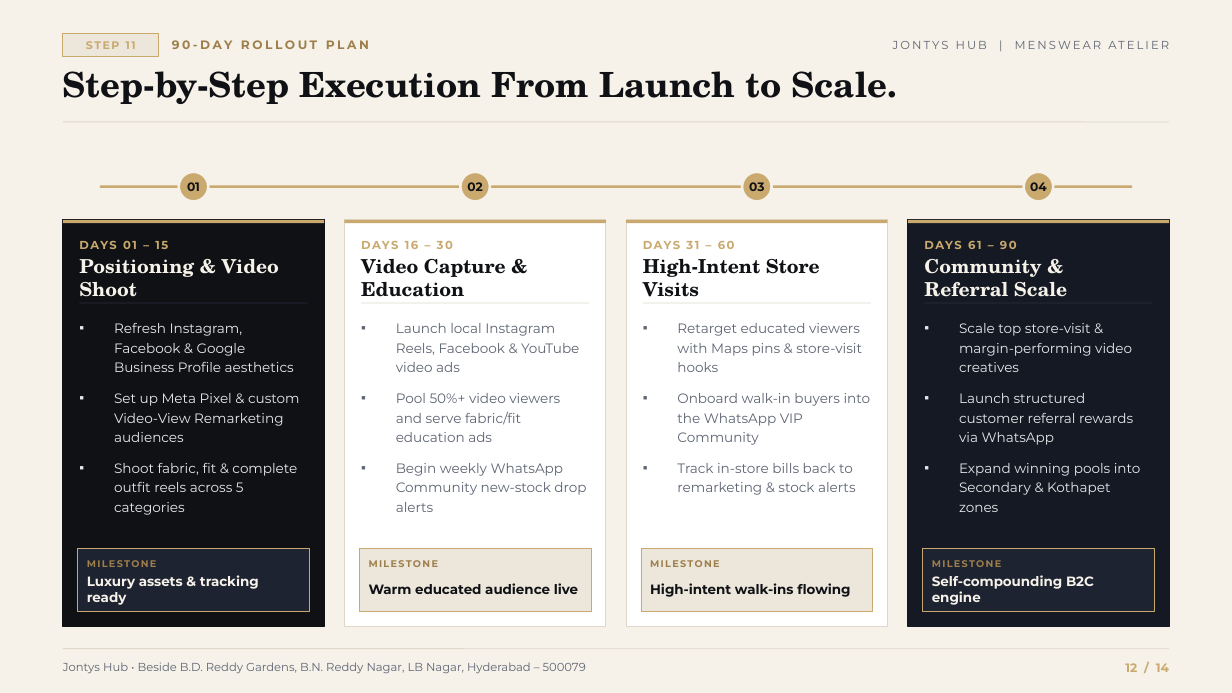
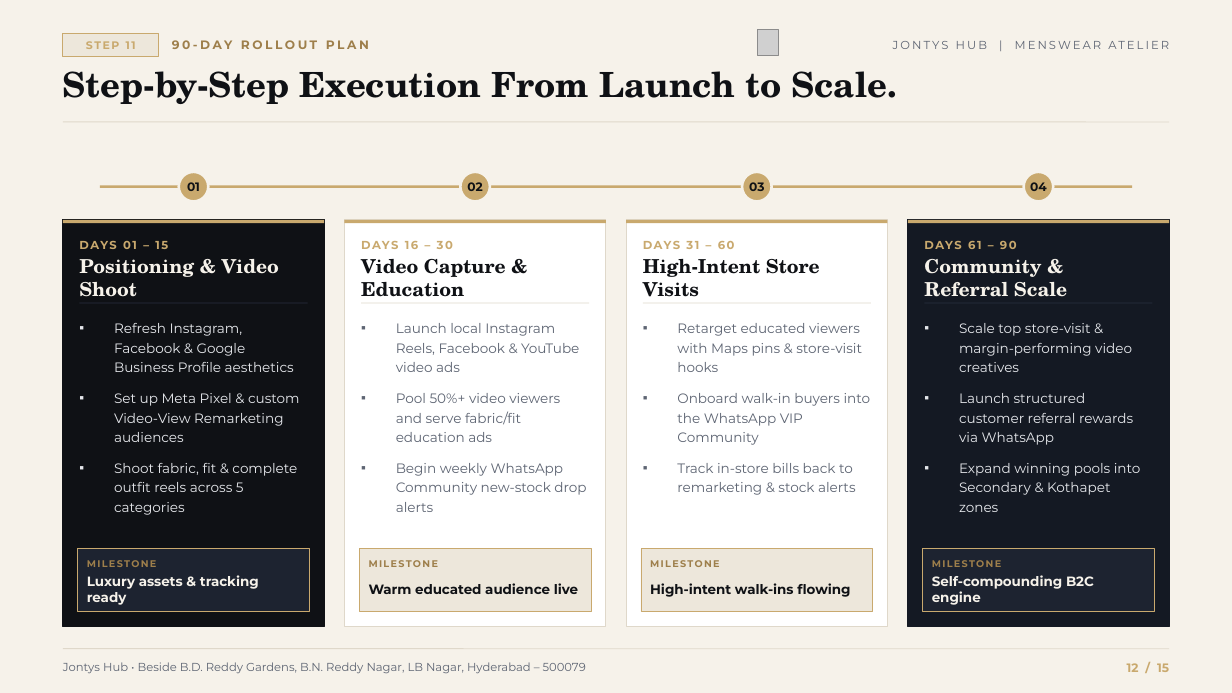
Before and after one commit to shettyhari/Jhonty-Hub-planning, a slide deck: slide 12 of Jontys_Hub_Premium_Growth_Strategy.pptx. Drawn at 1232x693 pixels with LibreOffice and Linux fonts; fonts in the diff are those of the drawing; grey boxes stand for pictures. Boxes give left, top, right and bottom in pixels: in the first picture for what was removed or moved away, otherwise in the second. Text is boxed around its words. In the diff, an @@ line names an element or a change of style, - is before the commit and + after.

```diff
--- a/Jontys_Hub_Premium_Growth_Strategy.pptx
+++ b/Jontys_Hub_Premium_Growth_Strategy.pptx
@@ picture added at <box>758,30,778,55</box> @@
@@ text at <box>1127,663,1169,672</box>: text changed @@
-12 / 14
+12 / 15
```
Also in this commit, not shown: 13 other slides changed, 1 slide added, 5 other files.
